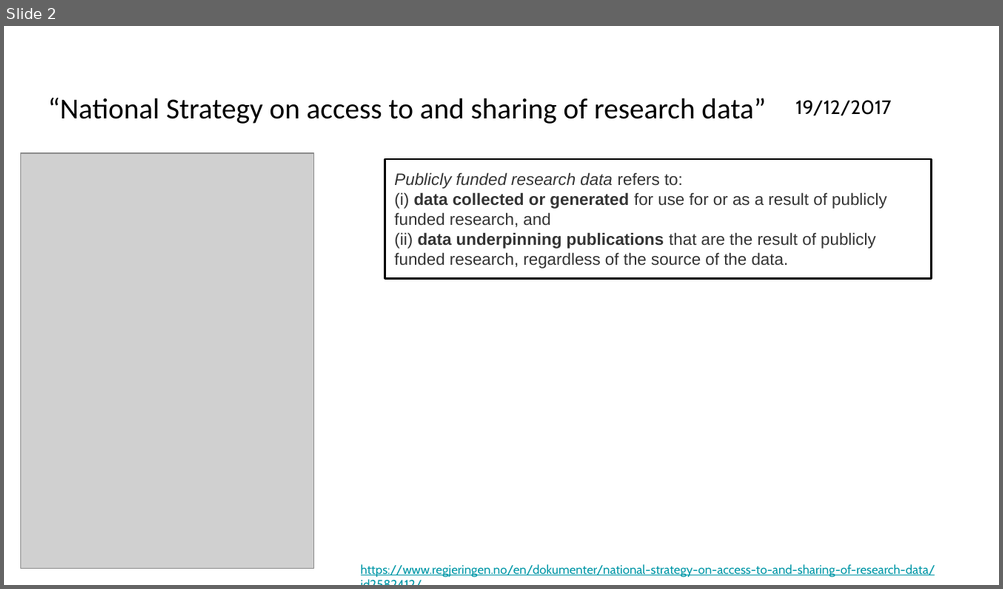
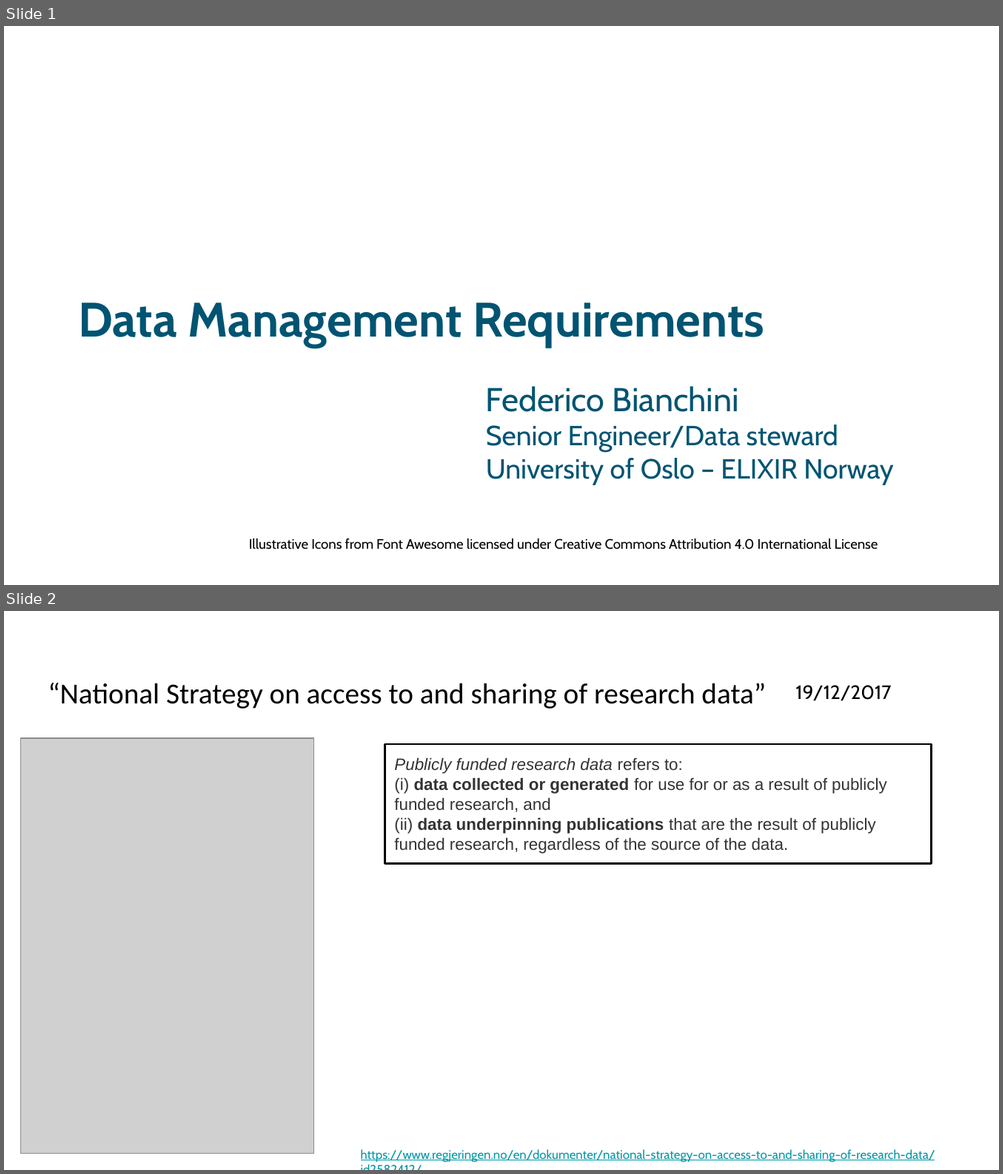
Before and after one commit to ELIXIR-Norway-Training/DMP-writing-workshop, a slide deck: 02_DMP_requirements.odp. Shown one above the other, each under a label of ours: slide 2 before the commit, slides 1 and 2 after it. The pictures are 1003x589 and 1003x1174 pixels, drawn with LibreOffice and Linux fonts; fonts in the diff are those of the drawing; grey boxes stand for pictures; background and template pictures are left out. Boxes give left, top, right and bottom in pixels: in the first picture for what was removed or moved away, otherwise in the second. Text is boxed around its words. In the diff, an @@ line names an element or a change of style, - is before the commit and + after.

Commit message:
updating and expanding slides on NFR requirements

```diff
--- a/02_DMP_requirements.odp
+++ b/02_DMP_requirements.odp
@@ slide 1 added at (4,26,999,585), background picture (left out) @@
@@ title added at (78,303,764,347), 35 pt, text #005472, bold @@
+Data Management Requirements
@@ text added at (486,386,893,485), 20 pt, text #005472 @@
+Federico Bianchini
+Senior Engineer/Data steward
+University of Oslo – ELIXIR Norway
@@ text added at (249,539,878,550), 10 pt, text #000000 @@
+Illustrative Icons from Font Awesome licensed under Creative Commons Attribution 4.0 International License
```
Also in this commit, not shown: 1 slide changed, 16 other slides added, 8 slides removed, 1 other file.
